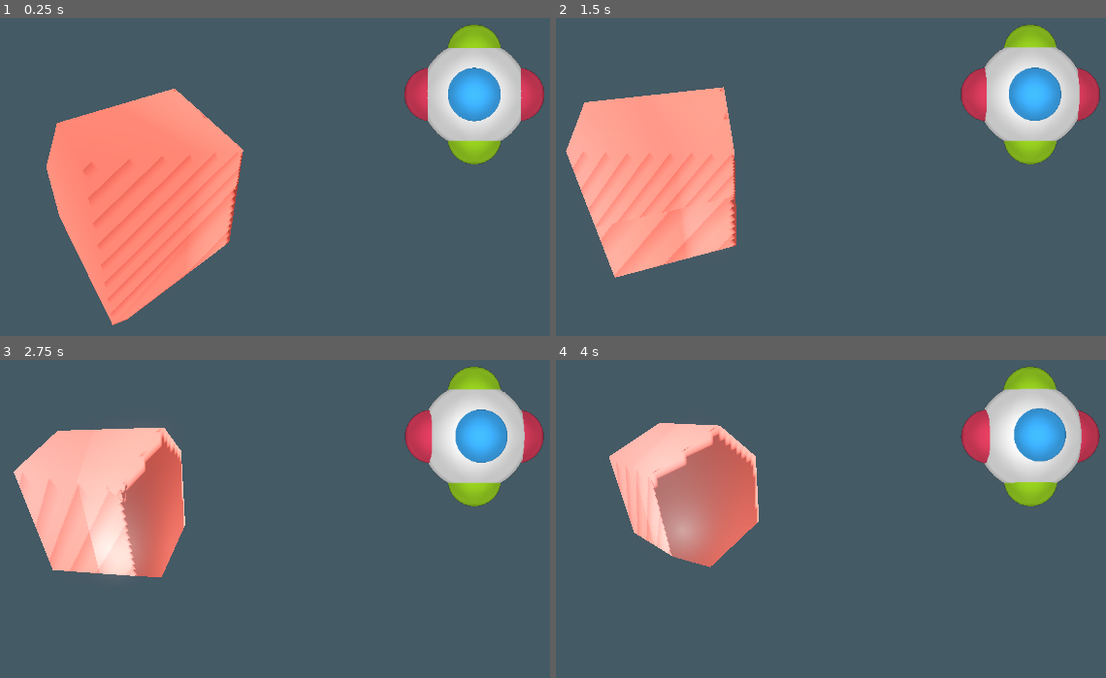
Above: before the commit, frames 1-4 (two rows, left to right).
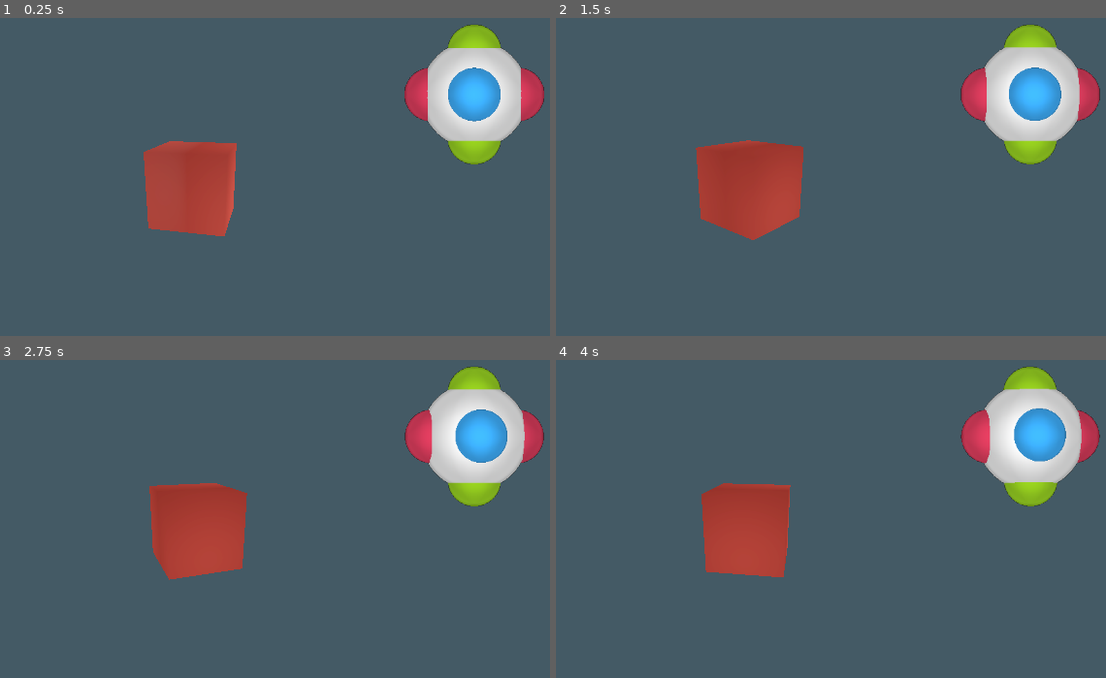
Above: after the commit, the same moments.

Repository: devdye/4DGame
Game: Godot game, scene res://Levels/test_world.tscn
Same seed, same stepped clock (60 frames per second), same inputs: the game is played once before the commit and once after it.
Inputs (mouse positions are in pixels of both pictures, inside the frame that each line leads up to):
- Up to frame 1 (0.25 s): no input
- Up to frame 2 (1.5 s): move the mouse to (792, 202) at 0.52 s; hold Middle mouse button (4d_control) 0.53-1.28 s; hold W (forward) from 0.53 s (still down); tap Space (jump) at 0.77 s; move the mouse to (710, 205) at 1.27 s; tap Middle mouse button (4d_control) at 1.35 s
- Up to frame 3 (2.75 s): keep holding W (forward); tap Space (jump) at 1.52 s; move the mouse to (214, 538) at 2.02 s; hold Middle mouse button (4d_control) from 2.03 s (still down)
- Up to frame 4 (4 s): keep holding W (forward); move the mouse to (743, 553) at 2.77 s; release Middle mouse button (4d_control) at 2.78 s; tap Middle mouse button (4d_control) at 2.85 s; tap Space (jump) at 3.02, 3.77 s; move the mouse to (809, 550) at 3.52 s; hold Middle mouse button (4d_control) from 3.53 s (still down)

The runs differ from the first frame. In frame 1, 18% of the frame differs, in the area x 8-45%, y 22-97%; in frame 2, 18%; in frame 3, 15%; in frame 4, 11%.

Commit message:
Rotate Cam modifications

Diff:
--- a/Entities/RotateCam/RotateCam.tscn
+++ b/Entities/RotateCam/RotateCam.tscn
@@ -4,9 +4,11 @@
 
 [node name="RotateCam" type="Node3D"]
 script = ExtResource("1_7kaq7")
+camera_angle = 20.0
+distance = 10.0
 
 [node name="Pivot" type="Node3D" parent="."]
-transform = Transform3D(-0.913794, 0, -0.402579, 0, 0.999993, 0, 0.402582, 0, -0.913796, 0, 0, 0)
+transform = Transform3D(0.137249, 0, -0.988226, 0, 0.999993, 0, 0.988219, 0, 0.137249, 0, 0, 0)
 
 [node name="Camera" type="Camera3D" parent="Pivot"]
-transform = Transform3D(1.00001, 8.42587e-07, -4.11587e-06, 0, 0.9809, 0.200806, 4.19604e-06, -0.200807, 0.9809, 0, 5, 24.4949)
+transform = Transform3D(1.00001, 2.60694e-07, -7.12987e-07, 0, 0.94035, 0.343827, 7.58223e-07, -0.343827, 0.94035, 0, 3.4202, 9.39692)
--- a/Entities/RotateCam/rotate_cam.gd
+++ b/Entities/RotateCam/rotate_cam.gd
@@ -6,16 +6,14 @@
 
 @export var rotation_time: float = 1.0
 
-@export var camera_height: float = 5.0
+@export_range(-90, 90, 5.0) var camera_angle: float = 0.0
 @export var distance: float = 25.0
 
 func _process(delta: float) -> void:
-	var camera_back = sqrt(distance ** 2 - camera_height ** 2) if camera_height < distance else 0
+	if camera_angle == -90 or camera_angle == 90: camera_angle -= 10e-1
 
-	camera.position = Vector3.BACK * camera_back + Vector3.UP * camera_height
-
-	if camera_back > 0: camera.look_at(Vector3.ZERO)
-	else: camera.rotation = Vector3(-PI / 2, 0, 0)
+	camera.position = Vector3.BACK * cos(deg_to_rad(camera_angle)) * distance + Vector3.UP * sin(deg_to_rad(camera_angle)) * distance
+	camera.look_at(Vector3.ZERO)
 
 	if abs(rotation_time) > 0.0:
 		pivot.rotate_y(delta / rotation_time)
--- a/Levels/test_world.tscn
+++ b/Levels/test_world.tscn
@@ -20,16 +20,19 @@
 tonemap_mode = 2
 glow_enabled = true
 
+[sub_resource type="StandardMaterial3D" id="StandardMaterial3D_1ot53"]
+albedo_color = Color(0.988235, 0.384314, 0.333333, 1)
+
 [sub_resource type="ArrayMesh" id="ArrayMesh_1ot53"]
 _surfaces = [{
 "aabb": AABB(0, 0, 0, 10, 10, 10),
 "format": 34359742465,
 "index_count": 36,
-"index_data": PackedByteArray("AAABAAIAAwACAAEABAAFAAYABwAGAAUAAAAEAAEABgABAAQAAgADAAUABwAFAAMAAAACAAQABQAEAAIAAQAGAAMABwADAAYA"),
+"index_data": PackedByteArray("AAABAAIAAwACAAEABAAFAAYABwAGAAUAAAACAAQABQAEAAIAAQAGAAMABwADAAYAAAAEAAEABgABAAQAAgADAAUABwAFAAMA"),
 "primitive": 3,
 "uv_scale": Vector4(0, 0, 0, 0),
 "vertex_count": 8,
-"vertex_data": PackedByteArray("AAAAAAAAAAAAAAAAAAAAAAAAAAAAACBBAAAAAAAAIEEAAAAAAAAAAAAAIEEAACBBAAAgQQAAAAAAAAAAAAAgQQAAIEEAAAAAAAAgQQAAAAAAACBBAAAgQQAAIEEAACBB")
+"vertex_data": PackedByteArray("AAAAAAAAAAAAAAAAAAAAAAAAIEEAAAAAAAAAAAAAAAAAACBBAAAAAAAAIEEAACBBAAAgQQAAAAAAAAAAAAAgQQAAAAAAACBBAAAgQQAAIEEAAAAAAAAgQQAAIEEAACBB")
 }]
 
 [node name="TestWorld" type="Node3D"]
@@ -37,10 +40,16 @@
 
 [node name="RotateCam" parent="." instance=ExtResource("2_1ot53")]
 rotation_time = 2.5
-camera_height = 15.0
-distance = 30.0
+distance = 40.0
 
 [node name="4DRotationViewer" parent="RotateCam" node_paths=PackedStringArray("world_4d") instance=ExtResource("4_mggor")]
+world_4d = NodePath("../..")
+
+[node name="RotateCam2" parent="." instance=ExtResource("2_1ot53")]
+rotation_time = 2.5
+distance = 40.0
+
+[node name="4DRotationViewer" parent="RotateCam2" node_paths=PackedStringArray("world_4d") instance=ExtResource("4_mggor")]
 world_4d = NodePath("../..")
 
 [node name="DirectionalLight3D" type="DirectionalLight3D" parent="."]
@@ -52,12 +61,10 @@
 
 [node name="Mesh" parent="." node_paths=PackedStringArray("world") instance=ExtResource("2_m5bqa")]
 transform = Transform3D(1, 0.000124595, -0.00057199, -0.000123475, 0.999998, 0.00195636, 0.000572233, -0.00195629, 0.999998, -5, -2, -5)
+material_override = SubResource("StandardMaterial3D_1ot53")
 mesh = SubResource("ArrayMesh_1ot53")
 world = NodePath("..")
-position_4d = Vector4(0, 0, 0, 2)
-scale_4d = Vector4(10, 10, 10, 10)
-rotation_3d_planes = Vector3(25, 523, 34)
-rotation_4d_planes = Vector3(23, 25, 24)
+scale_4d = Vector4(10, 10, 10, 100)
 
 [node name="FreeCam" parent="." instance=ExtResource("3_1r5jd")]
 transform = Transform3D(1, 0, 0, 0, 1, 0, 0, 0, 1, 0, 0.705025, 4.8791)
--- a/Objects/4D/Scripts/mesh4d.gd
+++ b/Objects/4D/Scripts/mesh4d.gd
@@ -14,6 +14,8 @@
 # EXPORTS
 # Reference to the 4D world object holding the current 3D subspace
 @export var world: World4D
+
+# Reference to the 3D Mesh
 
 # Position in the 4D World
 @export var position_4d := Vector4.ZERO
@@ -565,53 +567,47 @@
 	# Return the two triangles as arrays of Vector3
 	return [tri_a, tri_b]
 
+# Builds a vertex array and index array from a list of triangles
 func build_vertices_and_indices(triangles: Array) -> Dictionary:
-	var raw_vertices := []
-	var raw_indices := []
-	var idx_map := {}
-	var vertex_normals := []
-
+	var raw_vertices := []  # Temporary list to collect unique Vector3 vertices
+	var raw_indices := []  # Temporary list to collect triangle indices
+	var idx_map := {}  # Map from Vector3 to its index in raw_vertices
+
+	# Loop over each triangle or triangle group
 	for tri in triangles:
 		var tris := []
+
+		# If tri is already a single triangle, wrap in array
 		if tri.size() == 3 and tri[0] is Vector3:
 			tris = [tri]
 		else:
 			tris = tri
 
+		# Process each individual triangle
 		for single_tri in tris:
-			assert(single_tri.size() == 3, "Each triangle must have exactly 3 vertices")
-
+			assert(single_tri.size() == 3)
+
+			# For each vertex, assign or reuse an index
 			for v in single_tri:
 				if not idx_map.has(v):
-					var idx = raw_vertices.size()
+					idx_map[v] = raw_vertices.size()
 					raw_vertices.append(v)
-					vertex_normals.append(Vector3.ZERO)
-					idx_map[v] = idx
 				raw_indices.append(idx_map[v])
 
-			var A = single_tri[0]
-			var B = single_tri[1]
-			var C = single_tri[2]
-			var AB = B - A
-			var AC = C - A
-			var face_normal = AB.cross(AC).normalized()
-
-			for i in range(3):
-				var vertex_index = idx_map[single_tri[i]]
-				vertex_normals[vertex_index] += face_normal
-
-	for i in range(vertex_normals.size()):
-		if vertex_normals[i] != Vector3.ZERO:
-			vertex_normals[i] = vertex_normals[i].normalized()
-
-	var vertices = PackedVector3Array(raw_vertices)
-	var indices = PackedInt32Array(raw_indices)
-	var normals = PackedVector3Array(vertex_normals)
-
+	# Convert raw_vertices to a PackedVector3Array
+	var vertices = PackedVector3Array()
+	for v in raw_vertices:
+		vertices.append(v)
+
+	# Convert raw_indices to a PackedInt32Array
+	var indices = PackedInt32Array()
+	for i in raw_indices:
+		indices.append(i)
+
+	# Return dictionary containing vertices and indices
 	return {
 		"vertices": vertices,
 		"indices": indices,
-		"normals": normals
 	}
 
 # Creates a mesh by intersecting each tetrahedron with a hyperplane
@@ -654,7 +650,7 @@
 		var AB = tri[1] - tri[0]
 		var AC = tri[2] - tri[0]
 		var normal = AB.cross(AC).normalized()
-		if normal.dot(to_center) < 0:
+		if normal.dot(to_center) > 0:
 			# Flip winding: swap tri[1] and tri[2]
 			var temp = tri[1]
 			tri[1] = tri[2]
--- a/Objects/4D/mesh4d.tscn
+++ b/Objects/4D/mesh4d.tscn
@@ -3,7 +3,6 @@
 [ext_resource type="Script" uid="uid://ccwmmhni7q0jk" path="res://Objects/4D/Scripts/mesh4d.gd" id="1_g1j0d"]
 
 [sub_resource type="StandardMaterial3D" id="StandardMaterial3D_ia0h7"]
-cull_mode = 1
 albedo_color = Color(0.988235, 0.384314, 0.333333, 1)
 
 [node name="MeshInstance4D" type="MeshInstance3D"]
Not shown: 1 places in Levels/test_world.tscn that only renumber resources
